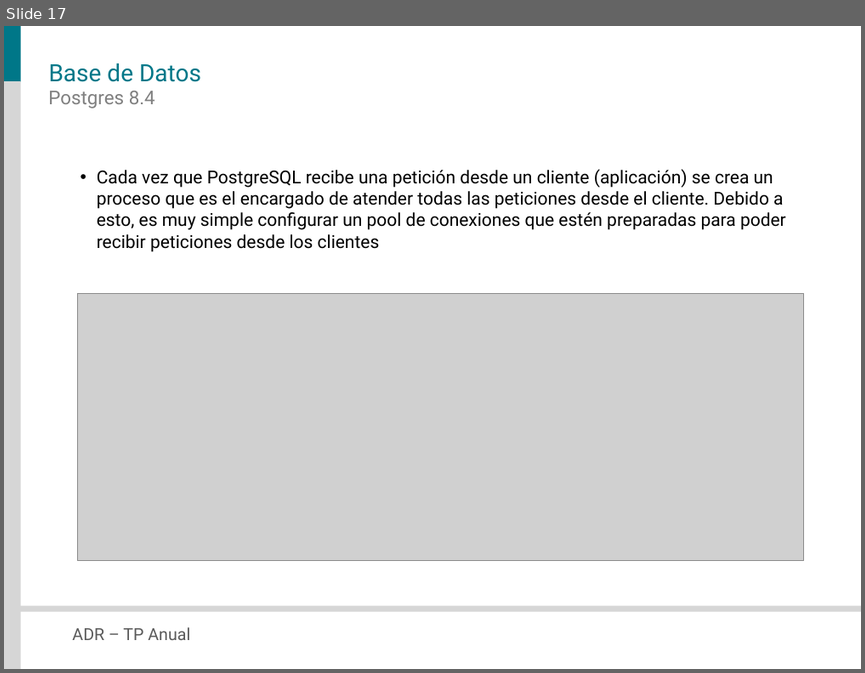
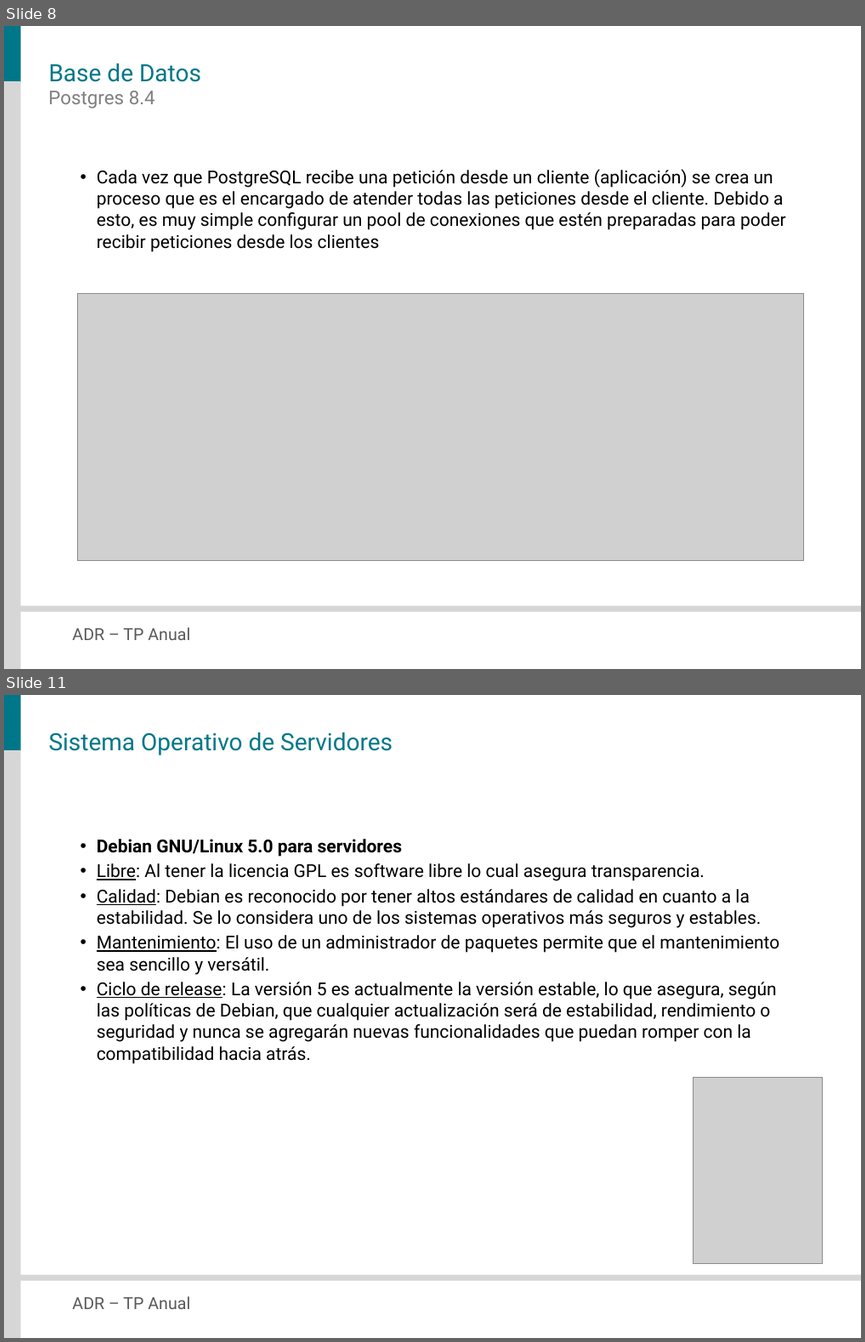
Before and after one commit to veritoreinoso/adr-2010, a slide deck: Presentacion.pptx. Shown one above the other, each under a label of ours: slide 17 before the commit, slides 8 and 11 after it; the slides between them are not shown. The pictures are 865x673 and 865x1342 pixels, drawn with LibreOffice and Linux fonts; fonts in the diff are those of the drawing; grey boxes stand for pictures. Boxes give left, top, right and bottom in pixels: in the first picture for what was removed or moved away, otherwise in the second. Text is boxed around its words. In the diff, an @@ line names an element or a change of style, - is before the commit and + after.

```diff
--- a/Presentacion.pptx
+++ b/Presentacion.pptx
@@ slide 11 added at (x1=4, y1=695, x2=861, y2=1338), background #FFFFFF; not listed: 4 template elements that a slide beside it also shows @@
@@ title added at (x1=49, y1=732, x2=392, y2=755), 20 pt, text #007788 @@
+Sistema Operativo de Servidores
@@ text added at (x1=97, y1=839, x2=779, y2=1064), 15 pt, text #000000 @@
+• Debian GNU/Linux 5.0 para servidores
+• Libre: Al tener la licencia GPL es software libre lo cual asegura transparencia.
+• Calidad: Debian es reconocido por tener altos estándares de calidad en cuanto a la estabilidad. Se lo considera uno de los sistemas operativos más seguros y estables.
+• Mantenimiento: El uso de un administrador de paquetes permite que el mantenimiento sea sencillo y versátil.
+• Ciclo de release: La versión 5 es actualmente la versión estable, lo que asegura, según las políticas de Debian, que cualquier actualización será de estabilidad, rendimiento o seguridad y nunca se agregarán nuevas funcionalidades que puedan romper con la compatibilidad hacia atrás.
@@ picture added at (x1=692, y1=1077, x2=823, y2=1263) @@
@@ what was slide 17 is now slide 8 @@
```
Also in this commit, not shown: 3 slides changed, 11 other slides added, 1 slide removed.
